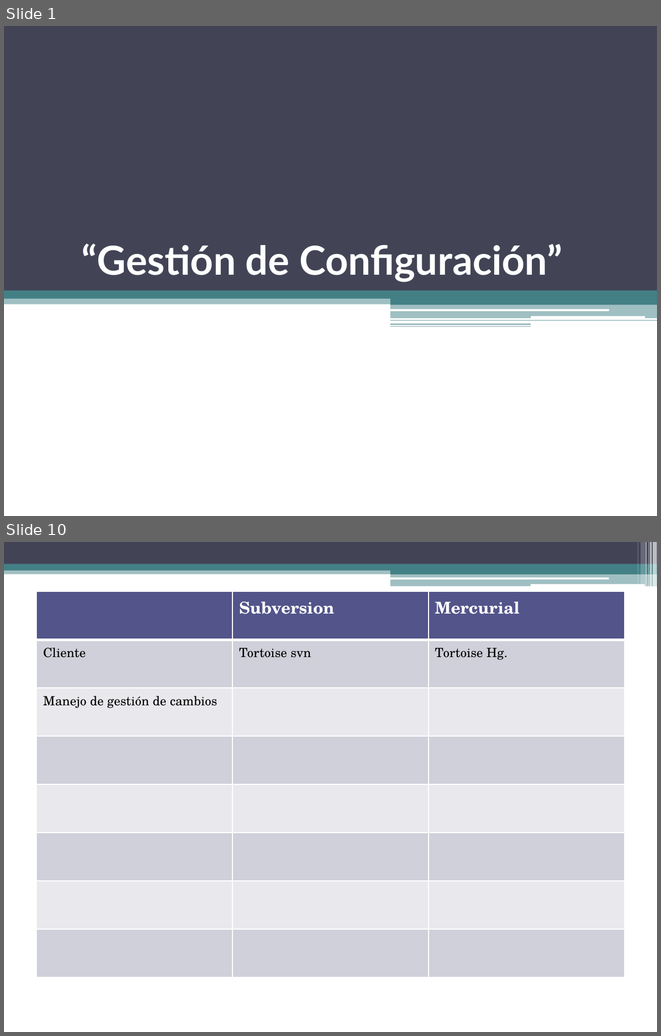
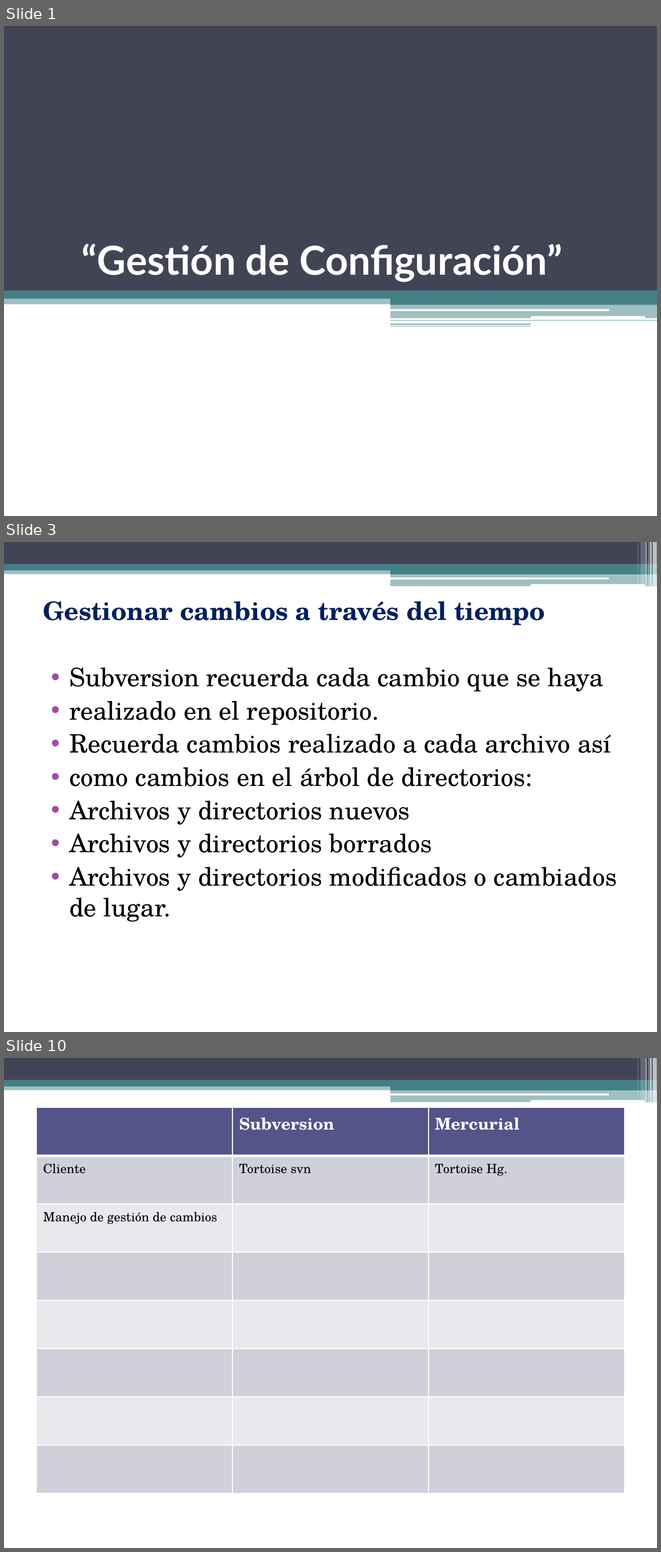
Before and after one commit to gabrielgag89/ing-sw-2012, a slide deck: Gestion de Configuracion.pptx. Shown one above the other, each under a label of ours: slides 1 and 10 before the commit, slides 1, 3 and 10 after it; the slides between them are not shown. The pictures are 661x1036 and 661x1552 pixels, drawn with LibreOffice and Linux fonts; fonts in the diff are those of the drawing. Boxes give left, top, right and bottom in pixels: in the first picture for what was removed or moved away, otherwise in the second. Text is boxed around its words. In the diff, an @@ line names an element or a change of style, - is before the commit and + after.

Commit message:
Diapositiva con definición de subversion

```diff
--- a/Gestion de Configuracion.pptx
+++ b/Gestion de Configuracion.pptx
@@ slide 3 added at box(4, 542, 657, 1032), background #FFFFFF; not listed: 13 template elements that a slide beside it also shows @@
@@ text added at box(43, 601, 617, 921), 28 pt, text #000000 @@
+Gestionar cambios a través del tiempo
+• Subversion recuerda cada cambio que se haya
+• realizado en el repositorio.
+• Recuerda cambios realizado a cada archivo así
+• como cambios en el árbol de directorios:
+• Archivos y directorios nuevos
+• Archivos y directorios borrados
+• Archivos y directorios modificados o cambiados de lugar.
```
Also in this commit, not shown: 2 slides changed, 5 other slides added, 6 slides removed.
